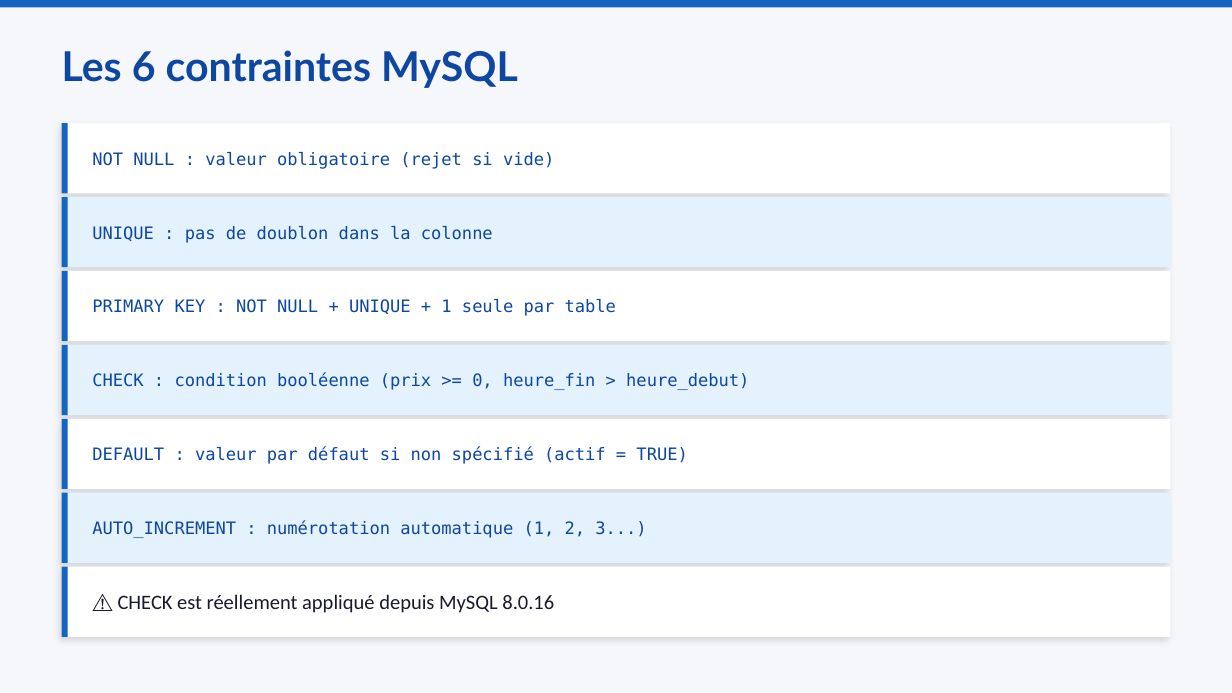
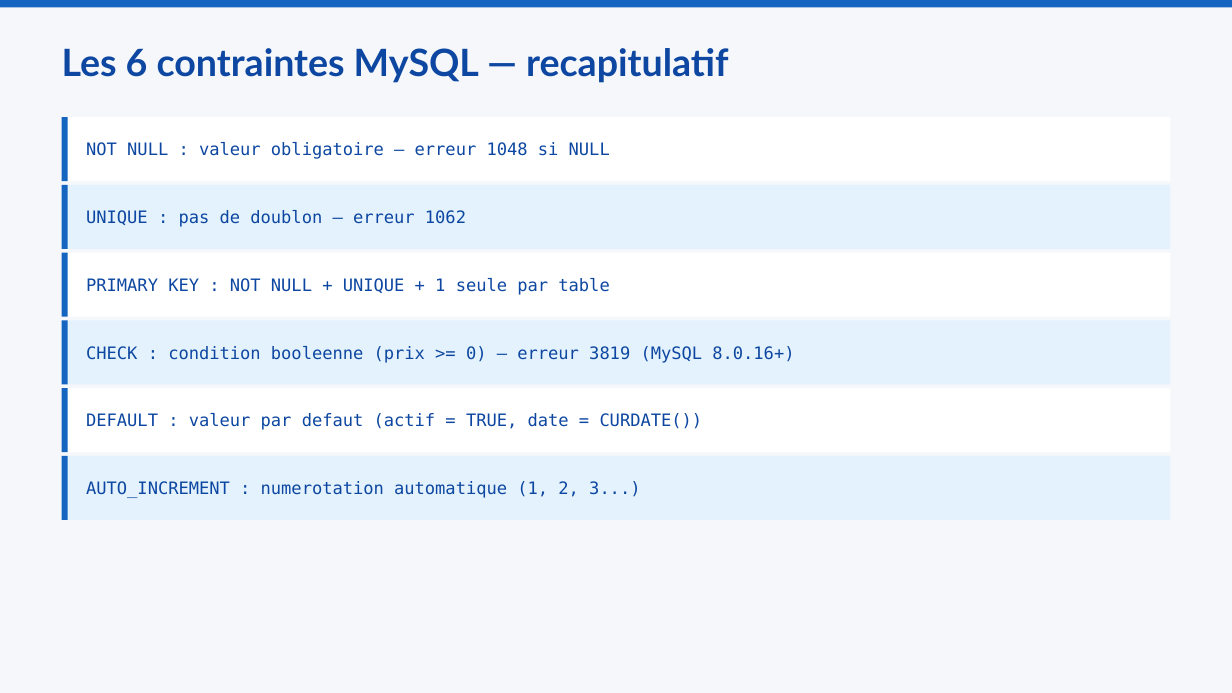
Before and after one commit to mbiTati/unit4_gamifie, a slide deck: slide 2 of pptx/Module10_Contraintes_et_intégrité.pptx. Drawn at 1232x693 pixels with LibreOffice and Linux fonts; fonts in the diff are those of the drawing. Boxes give left, top, right and bottom in pixels: in the first picture for what was removed or moved away, otherwise in the second. Text is boxed around its words. In the diff, an @@ line names an element or a change of style, - is before the commit and + after.

```diff
--- a/pptx/Module10_Contraintes_et_intégrité.pptx
+++ b/pptx/Module10_Contraintes_et_intégrité.pptx
@@ text at bbox=[62, 48, 729, 83]: text changed; size 24 to 22 pt @@
-Les 6 contraintes MySQL
+Les 6 contraintes MySQL — recapitulatif
@@ rectangle: place and size @@
-rectangle at bbox=[62, 123, 1170, 193]
+rectangle at bbox=[62, 117, 1170, 181]
@@ rectangle: place and size @@
-rectangle at bbox=[62, 123, 68, 193]
+rectangle at bbox=[62, 117, 68, 181]
@@ text at bbox=[86, 142, 610, 159]: text changed @@
-NOT NULL : valeur obligatoire (rejet si vide)
+NOT NULL : valeur obligatoire — erreur 1048 si NULL
@@ rectangle: place and size @@
-rectangle at bbox=[62, 197, 1170, 267]
+rectangle at bbox=[62, 185, 1170, 249]
@@ rectangle: place and size @@
-rectangle at bbox=[62, 197, 68, 267]
+rectangle at bbox=[62, 185, 68, 249]
@@ text at bbox=[86, 210, 466, 227]: text changed @@
-UNIQUE : pas de doublon dans la colonne
+UNIQUE : pas de doublon — erreur 1062
@@ rectangle: place and size @@
-rectangle at bbox=[62, 271, 1170, 341]
+rectangle at bbox=[62, 253, 1170, 317]
@@ rectangle: place and size @@
-rectangle at bbox=[62, 271, 68, 341]
+rectangle at bbox=[62, 253, 68, 317]
@@ text "PRIMARY KEY : NOT NULL ...": place and size @@
-text "PRIMARY KEY : NOT NULL ..." at bbox=[92, 299, 616, 316]
+text "PRIMARY KEY : NOT NULL ..." at bbox=[86, 278, 609, 295]
@@ rectangle: place and size @@
-rectangle at bbox=[62, 345, 1170, 415]
+rectangle at bbox=[62, 320, 1170, 384]
@@ rectangle: place and size @@
-rectangle at bbox=[62, 345, 68, 415]
+rectangle at bbox=[62, 320, 68, 384]
@@ text at bbox=[86, 346, 794, 363]: text changed @@
-CHECK : condition booléenne (prix >= 0, heure_fin > heure_debut)
+CHECK : condition booleenne (prix >= 0) — erreur 3819 (MySQL 8.0.16+)
@@ rectangle: place and size @@
-rectangle at bbox=[62, 419, 1170, 489]
+rectangle at bbox=[62, 388, 1170, 452]
@@ rectangle: place and size @@
-rectangle at bbox=[62, 419, 68, 489]
+rectangle at bbox=[62, 388, 68, 452]
@@ text at bbox=[86, 413, 703, 430]: text changed @@
-DEFAULT : valeur par défaut si non spécifié (actif = TRUE)
+DEFAULT : valeur par defaut (actif = TRUE, date = CURDATE())
@@ shadow off in 6 elements at bbox=[62, 117, 1170, 181], bbox=[62, 185, 1170, 249], bbox=[62, 253, 1170, 317], bbox=[62, 320, 1170, 384], bbox=[62, 388, 1170, 452], bbox=[62, 456, 1170, 520] @@
@@ rectangle: place and size @@
-rectangle at bbox=[62, 493, 1170, 563]
+rectangle at bbox=[62, 456, 1170, 520]
@@ rectangle: place and size @@
-rectangle at bbox=[62, 493, 68, 563]
+rectangle at bbox=[62, 456, 68, 520]
@@ text at bbox=[86, 481, 640, 498]: text changed @@
-AUTO_INCREMENT : numérotation automatique (1, 2, 3...)
+AUTO_INCREMENT : numerotation automatique (1, 2, 3...)
@@ rectangle removed at bbox=[62, 567, 1170, 637] @@
@@ rectangle removed at bbox=[62, 567, 68, 637] @@
@@ text removed at bbox=[118, 594, 554, 613] @@
-⚠️ CHECK est réellement appliqué depuis MySQL 8.0.16
```
Also in this commit, not shown: 6 other slides changed, 3 slides added, 1 slide removed, 8 other files.
